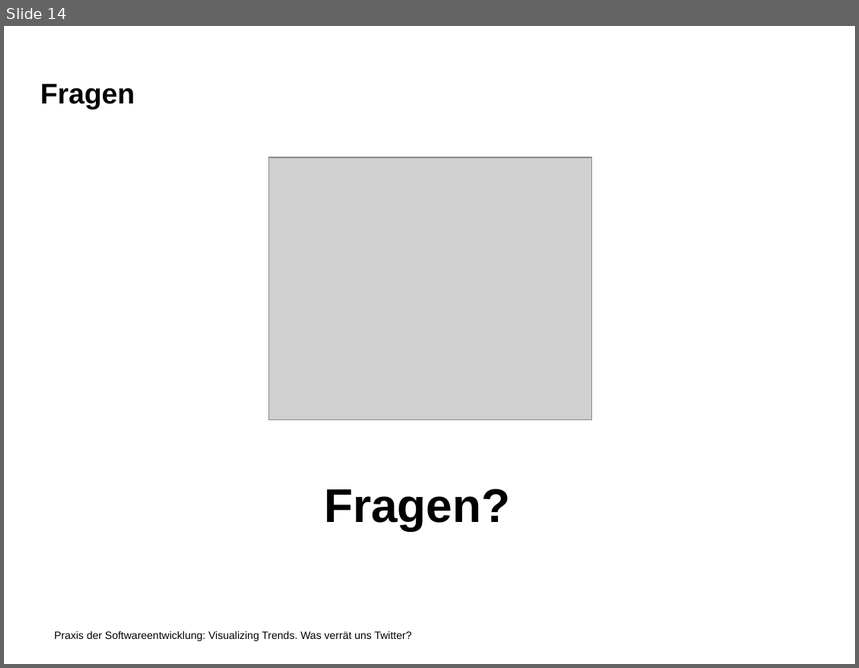
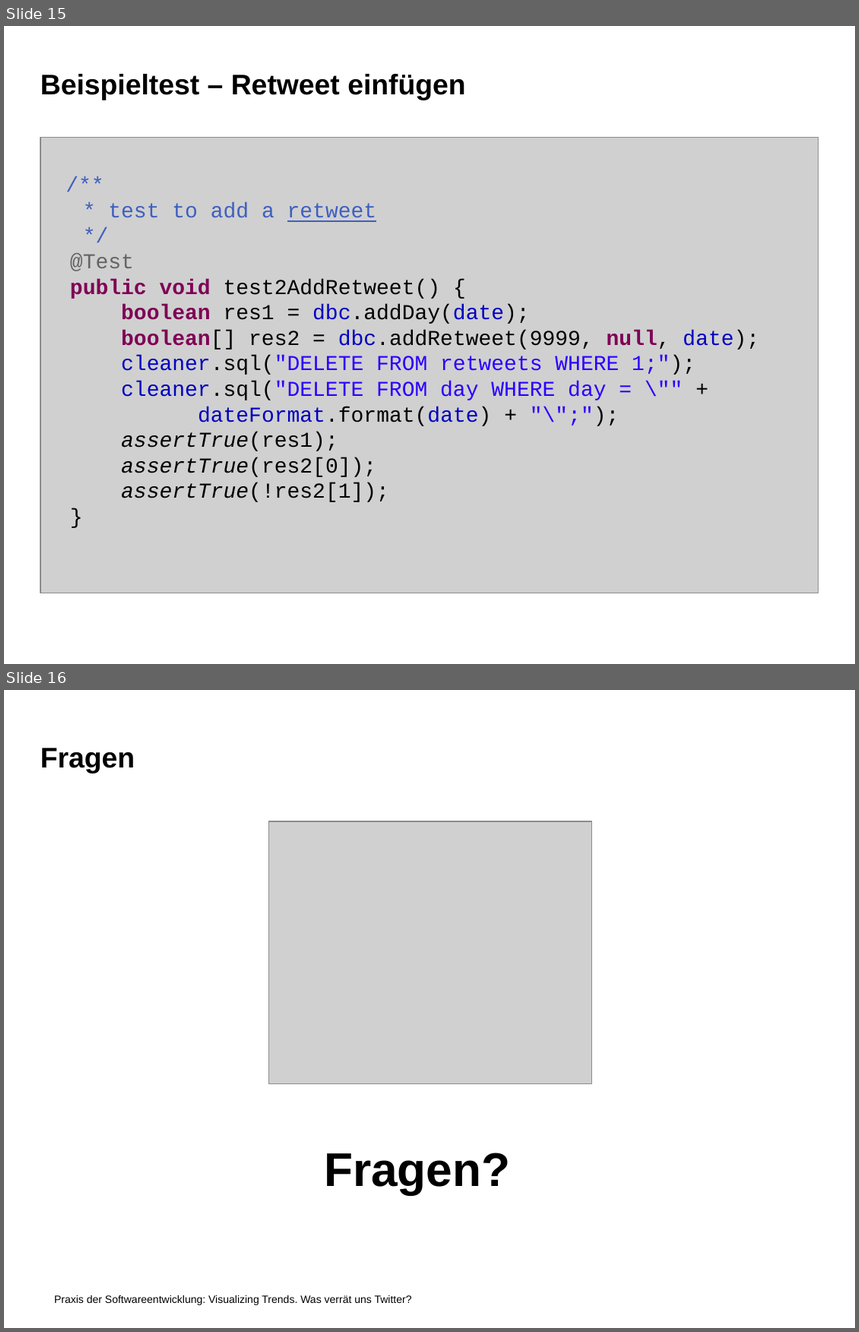
Before and after one commit to jaasmiin/twitterPSE, a slide deck: doc/implementierung/pres/pres.odp. Shown one above the other, each under a label of ours: slide 14 before the commit, slides 15 and 16 after it. The pictures are 859x668 and 859x1332 pixels, drawn with LibreOffice and Linux fonts; fonts in the diff are those of the drawing; grey boxes stand for pictures; background and template pictures are left out. Boxes give left, top, right and bottom in pixels: in the first picture for what was removed or moved away, otherwise in the second. Text is boxed around its words. In the diff, an @@ line names an element or a change of style, - is before the commit and + after.

```diff
--- a/doc/implementierung/pres/pres.odp
+++ b/doc/implementierung/pres/pres.odp
@@ slide 15 added at (4, 26, 855, 664), background picture (left out); not listed: 1 template element that a slide beside it also shows @@
@@ title added at (40, 74, 465, 100), 24 pt, text #000000, bold @@
+Beispieltest – Retweet einfügen
@@ picture added at (40, 138, 819, 593) @@
@@ text added at (70, 202, 759, 503), 18 pt, text #000000 @@
+/**
+* test to add a retweet
+*/
+@Test
+public void test2AddRetweet() {
+boolean res1 = dbc.addDay(date);
+boolean[] res2 = dbc.addRetweet(9999, null, date);
+cleaner.sql("DELETE FROM retweets WHERE 1;");
+cleaner.sql("DELETE FROM day WHERE day = \"" + dateFormat.format(date) + "\";");
+assertTrue(res1);
+assertTrue(res2[0]);
+assertTrue(!res2[1]);
+}
@@ what was slide 14 is now slide 16 @@
```
Also in this commit, not shown: 1 other slide added, 1 other file.
